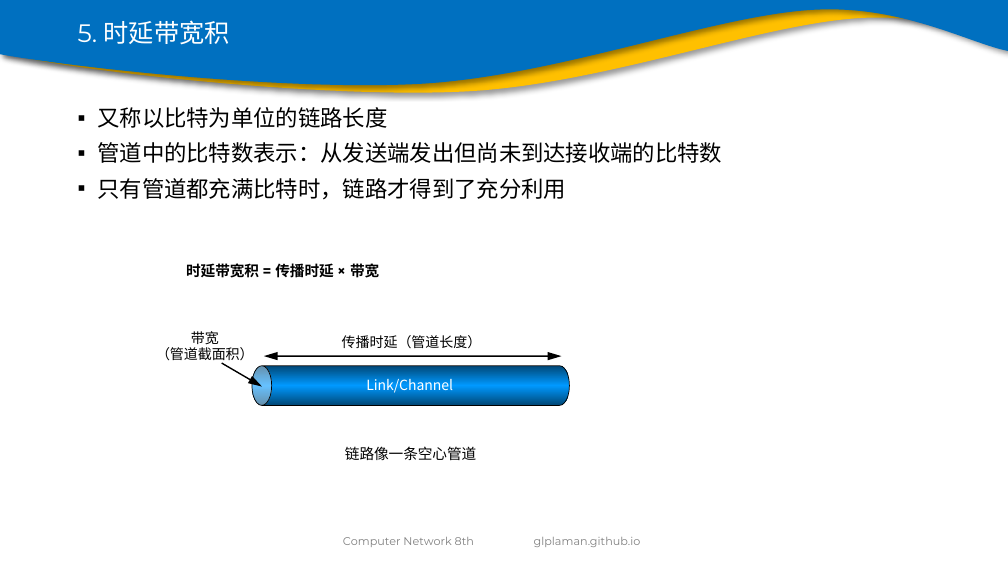
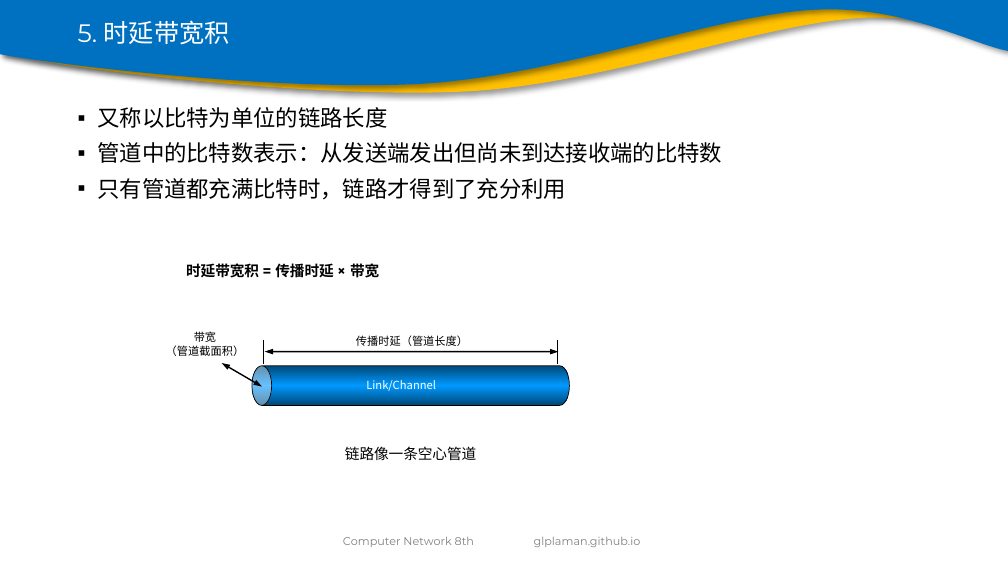
Before and after one commit to glplaman/glplaman.github.io, a slide deck: slide 84 of network/ppt/chap1.pptx. Drawn at 1008x567 pixels with LibreOffice and Linux fonts; fonts in the diff are those of the drawing; background and template pictures are left out. Boxes give left, top, right and bottom in pixels: in the first picture for what was removed or moved away, otherwise in the second. Text is boxed around its words. In the diff, an @@ line names an element or a change of style, - is before the commit and + after.

```diff
--- a/network/ppt/chap1.pptx
+++ b/network/ppt/chap1.pptx
@@ text "带宽": place and size @@
-text "带宽" at (156,331,254,364)
+text "带宽" at (166,331,245,356)
@@ text "传播时延（管道长度）": place and size @@
-text "传播时延（管道长度）" at (342,335,482,349)
+text "传播时延（管道长度）" at (356,335,468,346)
@@ line added from (263, 340) to (263, 364), #000000 1 pt @@
@@ double arrow moved from (264, 356) - (561, 356) to (265, 352) - (558, 352) @@
@@ line added from (557, 340) to (557, 364), #000000 1 pt @@
@@ arrow (222, 363) - (262, 387): arrow to double arrow @@
@@ size 10 to 8 pt in 3 elements at (356,335,468,346), (166,331,245,356), (366,380,436,391) @@
```
Also in this commit, not shown: 12 other slides changed, 13 other files.
